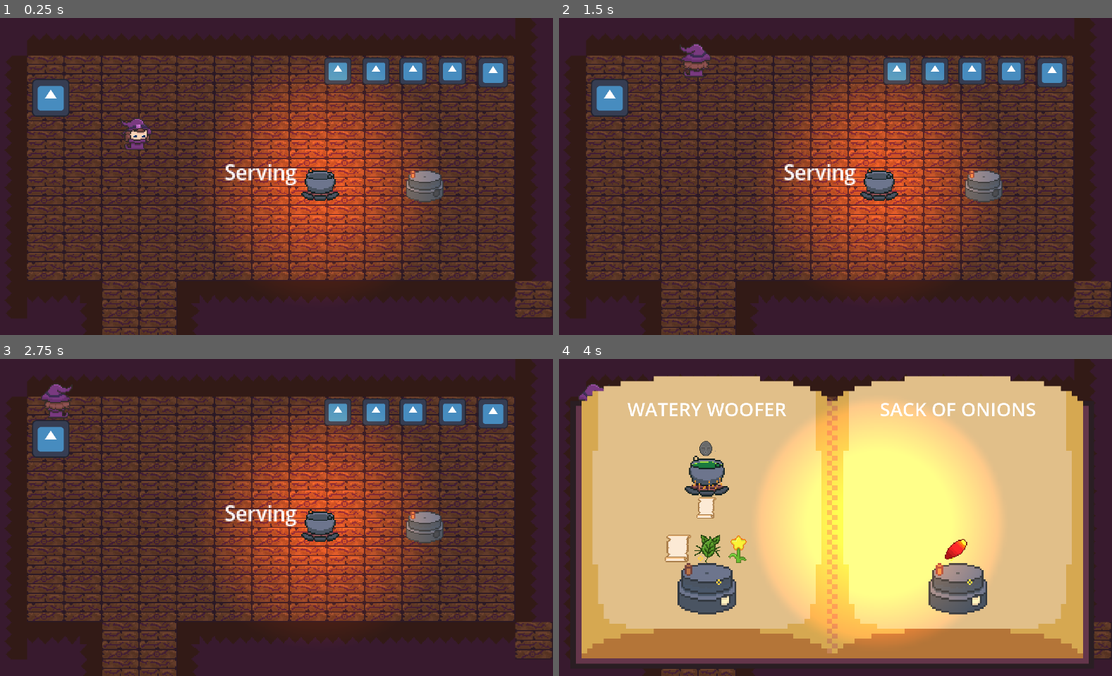
Above: before the commit, frames 1-4 (two rows, left to right).
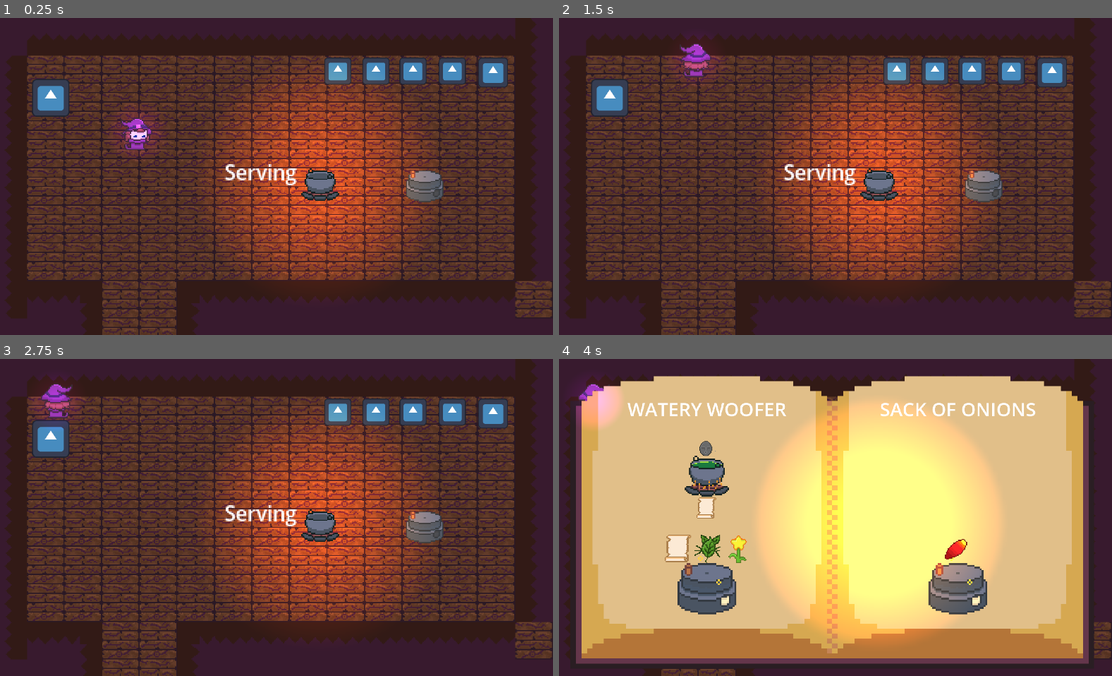
Above: after the commit, the same moments.

Repository: Yatagarasu163/apothecary-allergies
Game: Godot game, scene res://Assets/Scenes/testing_scene.tscn
Same seed, same stepped clock (60 frames per second), same inputs: the game is played once before the commit and once after it. The engine's default icon, where the game draws it, is replaced by a stand-in: a white triangle on a blue panel in a dark square.
Inputs (mouse positions are in pixels of both pictures, inside the frame that each line leads up to):
- Up to frame 1 (0.25 s): no input
- Up to frame 2 (1.5 s): tap Enter at 0.5 s; hold W (WalkUp) from 0.53 s (still down); tap E (Add) at 0.6 s; tap Space (Dash) at 1.35 s
- Up to frame 3 (2.75 s): release W (WalkUp) at 2.03 s; hold A (WalkLeft) from 2.03 s (still down); tap F (Interact) at 2.1 s
- Up to frame 4 (4 s): tap E (Add) at 2.85 s; release A (WalkLeft) at 3.5 s; click (957, 504) at 3.5 s

The runs differ from the first frame. In frame 1, 0.4% of the frame differs, in the area x 21-29%, y 30-43%; in frame 2, 0.4%; in frame 3, 0.4%; in frame 4, 0.8%, in the area x 3-11%, y 8-22%.

Commit message:
made the player have a little glow

Diff:
--- a/Assets/Prefabs/Stations/Boiler.tscn
+++ b/Assets/Prefabs/Stations/Boiler.tscn
@@ -52,9 +52,6 @@
 "speed": 5.0
 }]
 
-[sub_resource type="OccluderPolygon2D" id="OccluderPolygon2D_i2c3m"]
-polygon = PackedVector2Array(-10.75, -4.5, -11.5, 0, -8.5, 7, 0, 8.75, 9.25, 7, 12, 0, 11.5, -4.5, 9.25, -8.5, 0, -9.5, -9.5, -8.5)
-
 [sub_resource type="RectangleShape2D" id="RectangleShape2D_c5sqm"]
 size = Vector2(52.5, 50.375)
 
@@ -79,10 +76,6 @@
 sprite_frames = SubResource("SpriteFrames_q0oec")
 animation = &"Using"
 frame_progress = 0.08486358
-
-[node name="LightOccluder2D" type="LightOccluder2D" parent="Boiler Sprite" unique_id=1796192273]
-occluder = SubResource("OccluderPolygon2D_i2c3m")
-occluder_light_mask = 2
 
 [node name="Collision Detector" type="Area2D" parent="." unique_id=1292967573]
 
--- a/Assets/Prefabs/player.tscn
+++ b/Assets/Prefabs/player.tscn
@@ -331,6 +331,15 @@
 
 [sub_resource type="RectangleShape2D" id="RectangleShape2D_tgki7"]
 size = Vector2(7.588865, 12.385159)
+
+[sub_resource type="Gradient" id="Gradient_1tygn"]
+offsets = PackedFloat32Array(0.11405835, 0.6100796)
+colors = PackedColorArray(1, 1, 1, 1, 0, 0, 0, 1)
+
+[sub_resource type="GradientTexture2D" id="GradientTexture2D_64e7q"]
+gradient = SubResource("Gradient_1tygn")
+fill = 1
+fill_from = Vector2(0.5, 0.5)
 
 [node name="Player" type="CharacterBody2D" unique_id=2026092582 groups=["Player"]]
 script = ExtResource("1_onrkg")
@@ -351,3 +360,10 @@
 position = Vector2(7.1525574e-07, 23.5)
 scale = Vector2(6.5886, 6.217118)
 shape = SubResource("RectangleShape2D_tgki7")
+
+[node name="PointLight2D" type="PointLight2D" parent="." unique_id=668070844]
+color = Color(0.4716732, 0.001644339, 0.6872385, 1)
+shadow_enabled = true
+shadow_item_cull_mask = 2
+texture = SubResource("GradientTexture2D_64e7q")
+texture_scale = 4.0
Not shown: 1 places in Assets/Prefabs/player.tscn that only renumber resources
